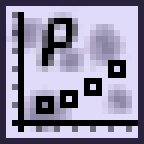
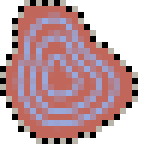
Layers edited between the first and the second 144px x 144px image:
added layer "gwy_distance_transform-24.png" above "Edge" over [0, 0, 138, 144]
hid "Correlation" over [36, 6, 132, 114]
hid "Axes" over [12, 12, 138, 132]
hid "Grains 50%" over [6, 12, 132, 132]
hid "Base" over [0, 0, 144, 144]
